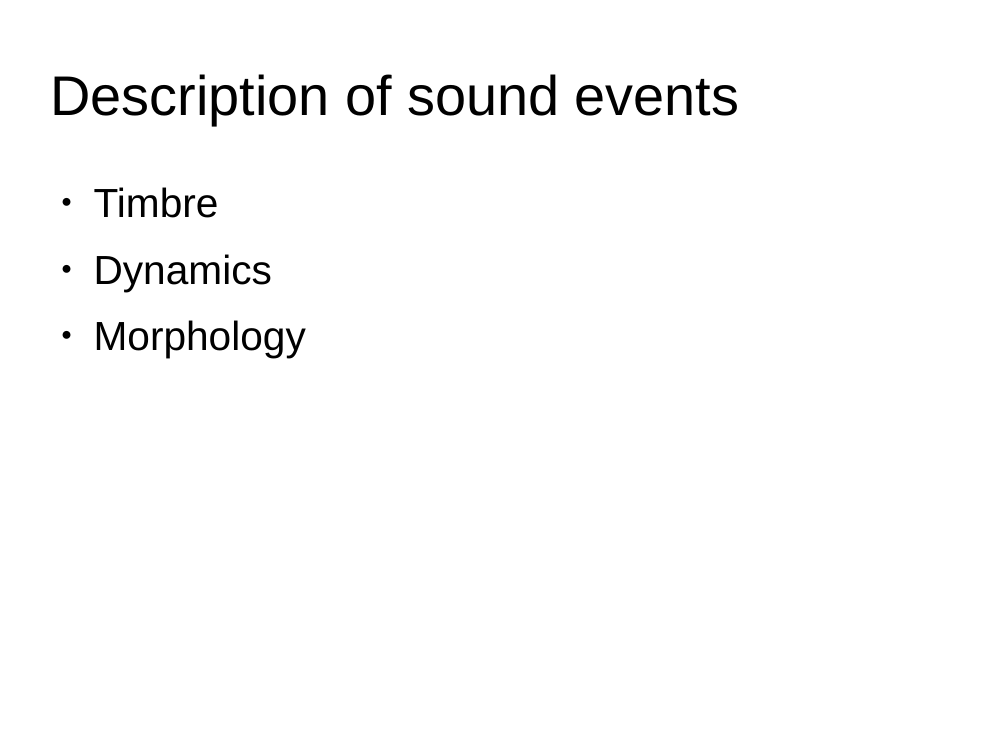
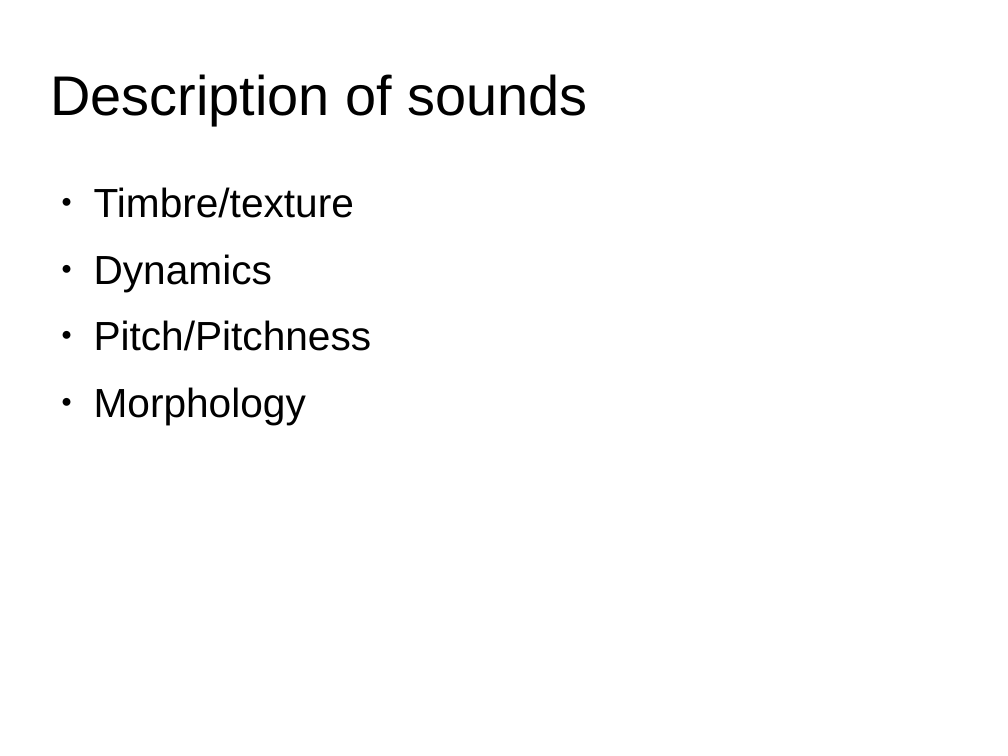
Before and after one commit to MTG/sms-tools, a slide deck: slide 3 of lectures/9-Sound-description/Sound-music-description.odp. Drawn at 1008x756 pixels with LibreOffice and Linux fonts; fonts in the diff are those of the drawing. Boxes give left, top, right and bottom in pixels: in the first picture for what was removed or moved away, otherwise in the second. Text is boxed around its words. In the diff, an @@ line names an element or a change of style, - is before the commit and + after.

```diff
--- a/lectures/9-Sound-description/Sound-music-description.odp
+++ b/lectures/9-Sound-description/Sound-music-description.odp
@@ title at [50,74,587,125]: text changed @@
-Description of sound events
+Description of sounds
@@ text at [94,187,354,218]: text changed @@
-● Timbre
+● Timbre/texture
@@ text at [94,320,372,351]: paragraph added @@
+● Pitch/Pitchness
```
Also in this commit, not shown: 5 other slides changed, 15 other files.
